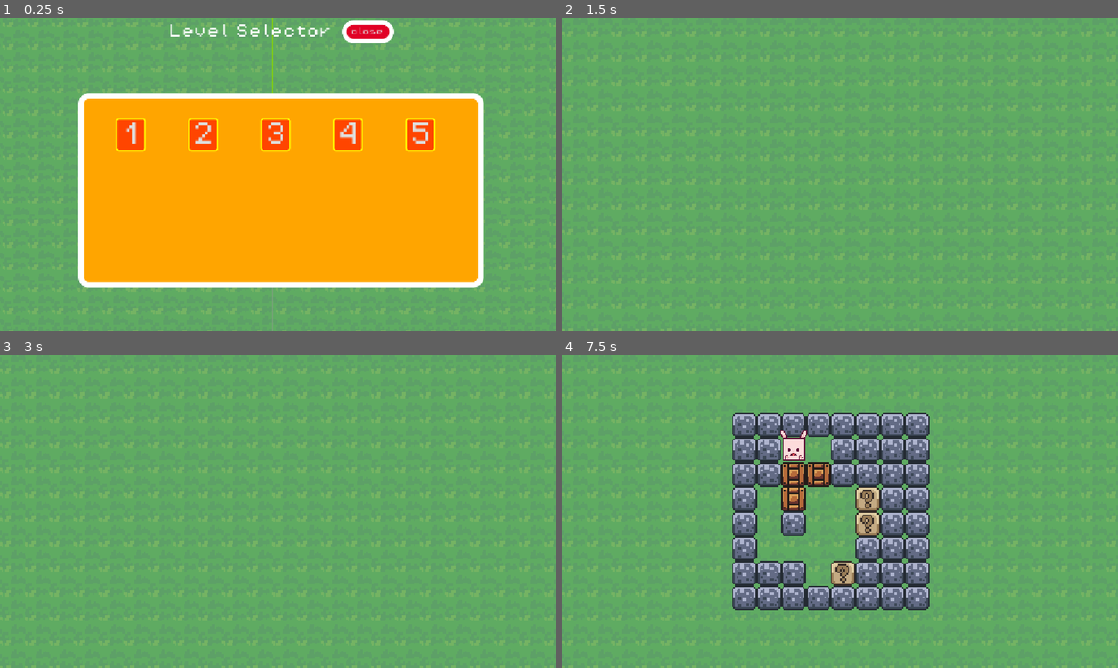
Above: before the commit, frames 1-4 (two rows, left to right).
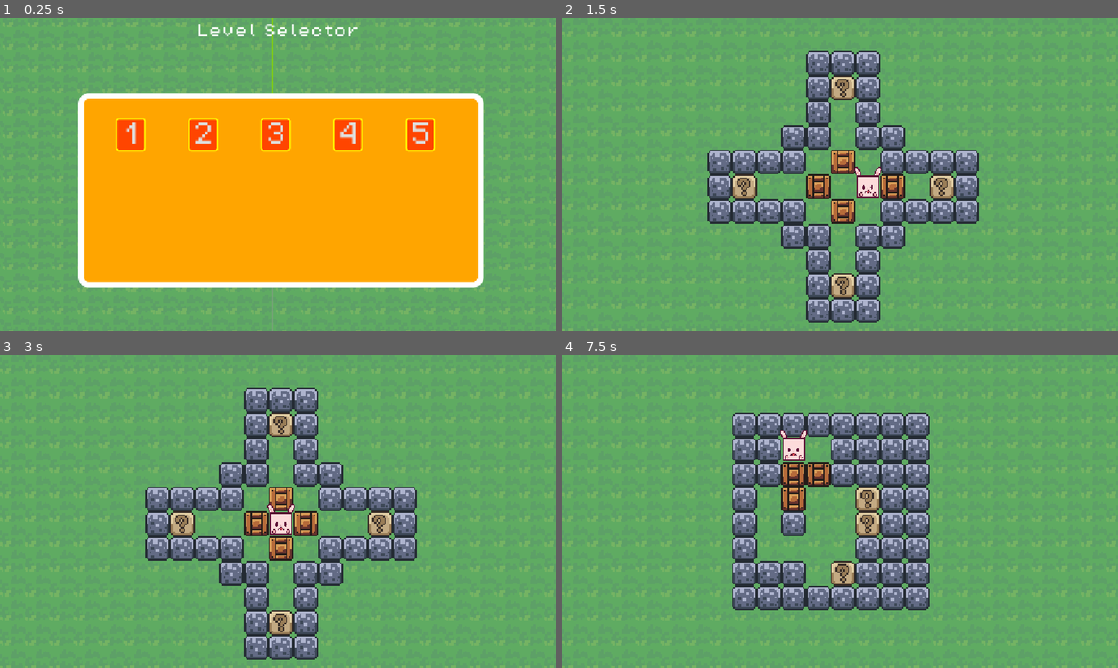
Above: after the commit, the same moments.

Repository: PranishManandhar/Sokoban
Game: Godot game, scene res://scenes/level_selector.tscn
The game is run twice, just before and just after one commit, with the same random seed, the same clock (stepped at 60 frames per second) and the same inputs.
Inputs (mouse positions are in pixels of both pictures, inside the frame that each line leads up to):
- Up to frame 1 (0.25 s): no input
- Up to frame 2 (1.5 s): click "1" at 0.5 s; tap Enter at 1.25 s; move the mouse to (962, 158) at 1.27 s; hold D (right) from 1.28 s (still down); click (962, 158) at 1.42 s
- Up to frame 3 (3 s): tap Space (reset) at 2 s; move the mouse to (166, 527) at 2.02 s; release D (right) at 2.03 s; hold Escape (back) 2.03-2.75 s; click "5" at 2.75 s
- Up to frame 4 (7.5 s): tap Space (reset) every 0.75 s from 3.5 to 5.75 s; move the mouse to (895, 442) at 3.52 s; hold D (right) 3.53-4.28 s; move the mouse to (812, 574) at 4.27 s; hold W (up) 4.28-5.03 s; click (812, 574) at 4.42 s; move the mouse to (1006, 558) at 5.02 s; hold A (left) 5.03-6.53 s; move the mouse to (673, 464) at 5.77 s; move the mouse to (867, 511) at 6.52 s; hold Escape (back) 6.53-7.25 s; click (867, 511) at 6.67 s; click "2" at 7.25 s

The runs differ from the first frame. In frame 1, 1.1% of the frame differs, in the area x 30-71%, y 0-8%; in frame 2, 16%, in the area x 26-75%, y 10-98%; in frame 3, 16%; in frame 4, nothing differs.
Error in both runs: Cannot call method 'reload_current_scene' on a null value. (res://scripts/player.gd:71)

Commit message:
i am an idiot i pushed the wrong one before

Diff:
--- a/scenes/Levels/level_1.tscn
+++ b/scenes/Levels/level_1.tscn
@@ -880,17 +880,14 @@
 tile_set = SubResource("TileSet_d2op2")
 
 [node name="map" type="TileMapLayer" parent="." unique_id=681865973]
-visible = false
 tile_map_data = PackedByteArray("AAD//wAAAAAHAAMAAAAAAAEAAAAHAAMAAAAAAP//AAAHAAMAAAACAAEAAAAGAAEAAAADAAEAAAAGAAEAAAAEAA …(688 unchanged characters)…
 tile_set = SubResource("TileSet_0rdsr")
 
 [node name="Player" parent="." unique_id=1145481180 node_paths=PackedStringArray("boxLayer") instance=ExtResource("5_2y5yt")]
-visible = false
 position = Vector2(16, -16)
 boxLayer = NodePath("../map")
 
 [node name="Camera2D" type="Camera2D" parent="." unique_id=527134277]
-visible = false
 position = Vector2(6, 0)
 zoom = Vector2(3.2, 3.2)
 
--- a/scenes/level_selector.tscn
+++ b/scenes/level_selector.tscn
@@ -7,24 +7,6 @@
 
 [sub_resource type="LabelSettings" id="LabelSettings_2bpuc"]
 font_size = 30
-
-[sub_resource type="Theme" id="Theme_aeu7d"]
-
-[sub_resource type="StyleBoxFlat" id="StyleBoxFlat_rqfkl"]
-bg_color = Color(0.8806972, 0, 0.144429, 1)
-border_width_left = 9
-border_width_top = 9
-border_width_right = 9
-border_width_bottom = 9
-border_color = Color(1, 1, 1, 1)
-corner_radius_top_left = 22
-corner_radius_top_right = 22
-corner_radius_bottom_right = 22
-corner_radius_bottom_left = 22
-expand_margin_left = 9.0
-expand_margin_top = 6.0
-expand_margin_right = 14.0
-expand_margin_bottom = 7.0
 
 [sub_resource type="StyleBoxFlat" id="StyleBoxFlat_o21ul"]
 bg_color = Color(1, 0.64705884, 0, 1)
@@ -70,12 +52,6 @@
 text = "Level Selector"
 label_settings = SubResource("LabelSettings_2bpuc")
 horizontal_alignment = 1
-
-[node name="Button" type="Button" parent="CanvasLayer/Control/title/HBoxContainer" unique_id=780461087]
-layout_mode = 2
-theme = SubResource("Theme_aeu7d")
-theme_override_styles/normal = SubResource("StyleBoxFlat_rqfkl")
-text = "close"
 
 [node name="Panel" type="Panel" parent="CanvasLayer/Control" unique_id=1639297026]
 layout_mode = 1
@@ -153,7 +129,6 @@
 offset_bottom = 677.0
 texture = ExtResource("3_tr5s6")
 
-[connection signal="pressed" from="CanvasLayer/Control/title/HBoxContainer/Button" to="." method="_on_button_pressed"]
 [connection signal="pressed" from="CanvasLayer/Control/Panel/Level Selector/Level 1" to="." method="_on_level_1_pressed"]
 [connection signal="pressed" from="CanvasLayer/Control/Panel/Level Selector/Level 2" to="." method="_on_level_2_pressed"]
 [connection signal="pressed" from="CanvasLayer/Control/Panel/Level Selector/Level 3" to="." method="_on_level_3_pressed"]
--- a/scripts/level_selector.gd
+++ b/scripts/level_selector.gd
@@ -12,7 +12,3 @@
 
 func _on_level_4_pressed() -> void:
 	get_tree().change_scene_to_packed(load("res://scenes/Levels/level_4.tscn"))
-
-
-func _on_button_pressed() -> void:
-	get_tree().quit()
Not shown, removed: sokoban export/index.apple-touch-icon.png.import
Not shown, removed: sokoban export/index.icon.png.import
Not shown, removed: sokoban export/index.png.import
Not shown, removed: sokoban export.zip
Not shown, changed: sokoban export/index.html
Not shown, changed: sokoban export/index.pck
